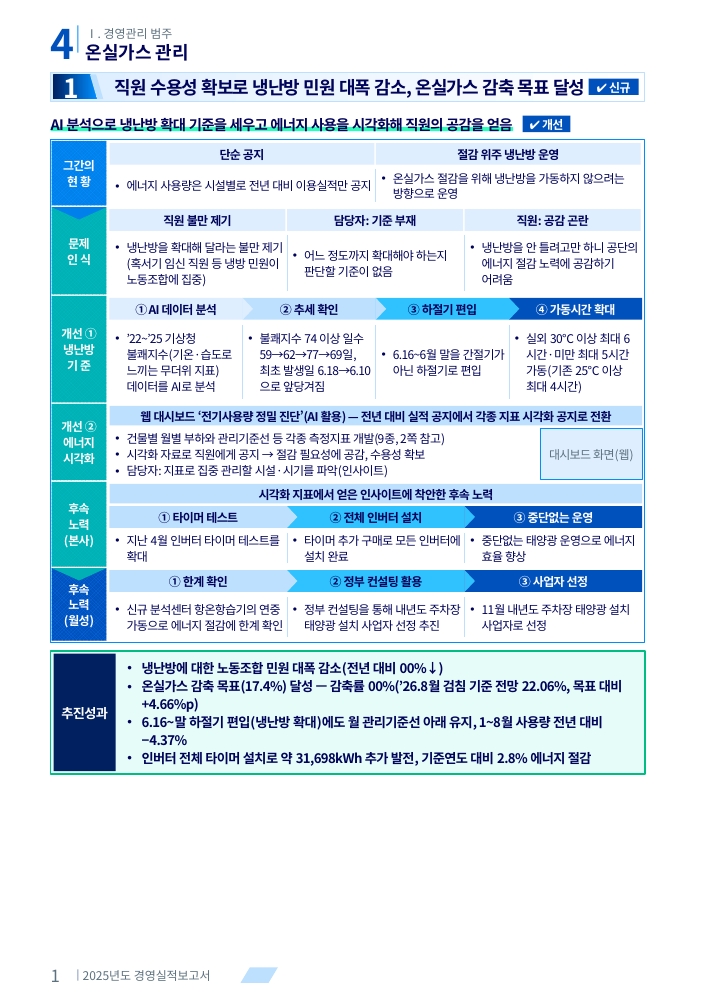
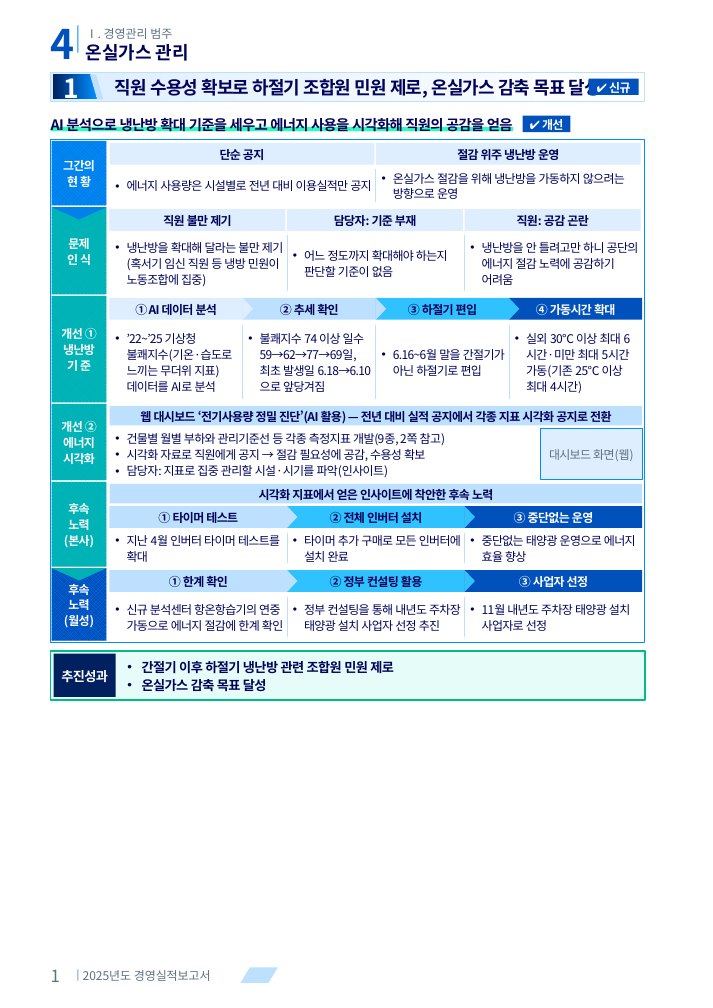
Before and after one commit to khjlsi-creator/claude, a slide deck: slide 1 of korad-경영평가-ppt/KORAD_경영평가_온실가스_수용성_A4세로.pptx. Drawn at 713x1008 pixels with LibreOffice and Linux fonts; fonts in the diff are those of the drawing. Boxes give left, top, right and bottom in pixels: in the first picture for what was removed or moved away, otherwise in the second. Text is boxed around its words. In the diff, an @@ line names an element or a change of style, - is before the commit and + after.

```diff
--- a/korad-경영평가-ppt/KORAD_경영평가_온실가스_수용성_A4세로.pptx
+++ b/korad-경영평가-ppt/KORAD_경영평가_온실가스_수용성_A4세로.pptx
@@ text at box(115, 76, 601, 100): text changed @@
-직원 수용성 확보로 냉난방 민원 대폭 감소, 온실가스 감축 목표 달성
+직원 수용성 확보로 하절기 조합원 민원 제로, 온실가스 감축 목표 달성
@@ rectangle: place and size @@
-rectangle at box(51, 651, 645, 774)
+rectangle at box(51, 651, 645, 700)
@@ rectangle "추진성과": place and size @@
-rectangle "추진성과" at box(53, 654, 116, 771)
+rectangle "추진성과" at box(53, 654, 116, 697)
@@ text at box(142, 661, 394, 692): text changed @@
-• 냉난방에 대한 노동조합 민원 대폭 감소(전년 대비 00%↓)
-• 온실가스 감축 목표(17.4%) 달성 — 감축률 00%(’26.8월 검침 기준 전망 22.06%, 목표 대비 +4.66%p)
-• 6.16~말 하절기 편입(냉난방 확대)에도 월 관리기준선 아래 유지, 1~8월 사용량 전년 대비 −4.37%
-• 인버터 전체 타이머 설치로 약 31,698kWh 추가 발전, 기준연도 대비 2.8% 에너지 절감
+• 간절기 이후 하절기 냉난방 관련 조합원 민원 제로
+• 온실가스 감축 목표 달성
```
Also in this commit, not shown: 1 other file.
